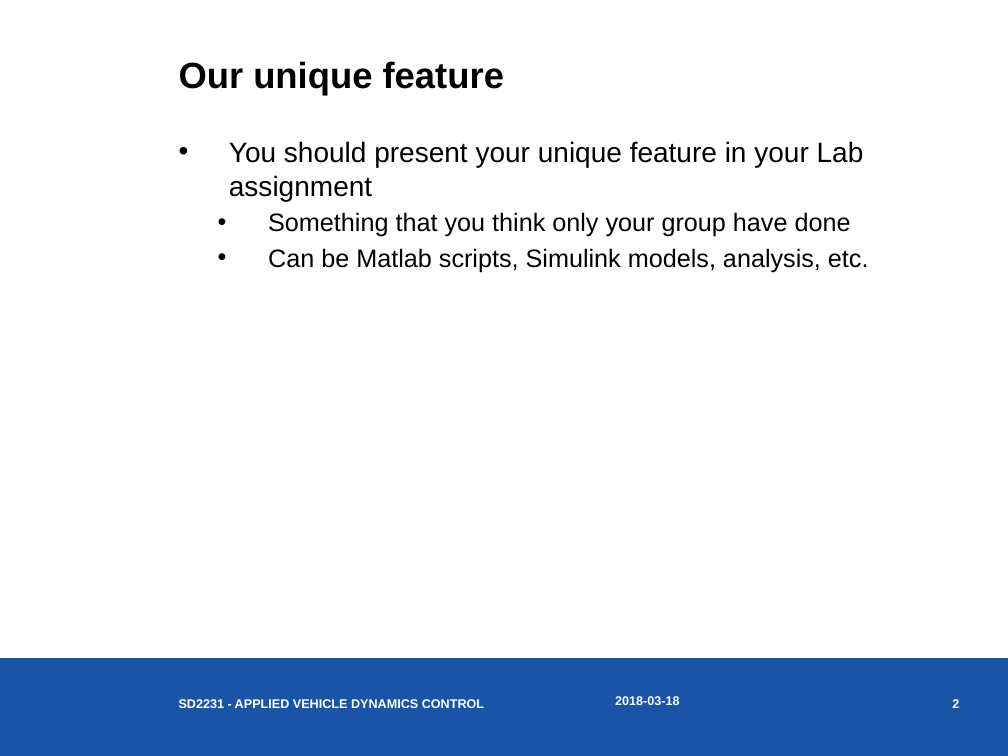
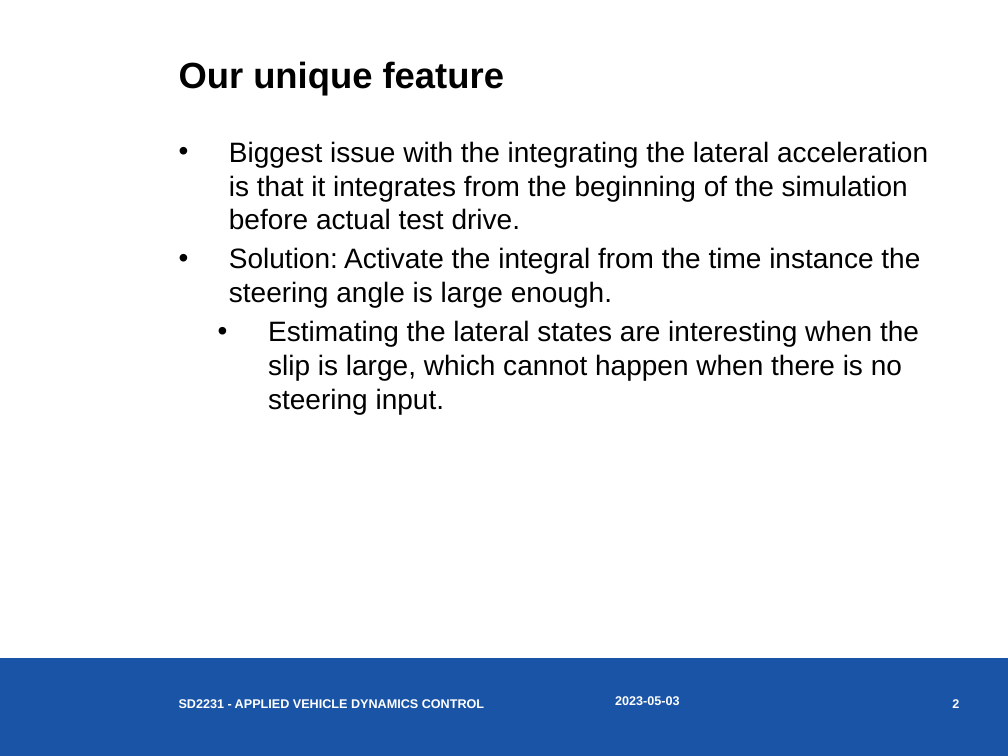
Before and after one commit to ale-riva/SD2231_Lab, a slide deck: slide 2 of Lab 2/SD2231-Lab2_Group7.pptx. Drawn at 1008x756 pixels with LibreOffice and Linux fonts; fonts in the diff are those of the drawing. Boxes give left, top, right and bottom in pixels: in the first picture for what was removed or moved away, otherwise in the second. Text is boxed around its words. In the diff, an @@ line names an element or a change of style, - is before the commit and + after.

Commit message:
Added some text to first two slides and figures wf

```diff
--- a/Lab 2/SD2231-Lab2_Group7.pptx
+++ b/Lab 2/SD2231-Lab2_Group7.pptx
@@ text at (229,141,928,414): text changed; size 18 to 20 pt @@
-• You should present your unique feature in your Lab assignment
-  • Something that you think only your group have done
-  • Can be Matlab scripts, Simulink models, analysis, etc.
+• Biggest issue with the integrating the lateral acceleration is that it integrates from the beginning of the simulation before actual test drive.
+• Solution: Activate the integral from the time instance the steering angle is large enough.
+  • Estimating the lateral states are interesting when the slip is large, which cannot happen when there is no steering input.
@@ text at (615,696,679,705): text changed @@
-2018-03-18
+2023-05-03
```
Also in this commit, not shown: 4 other slides changed, 1 slide added, 3 other files.
